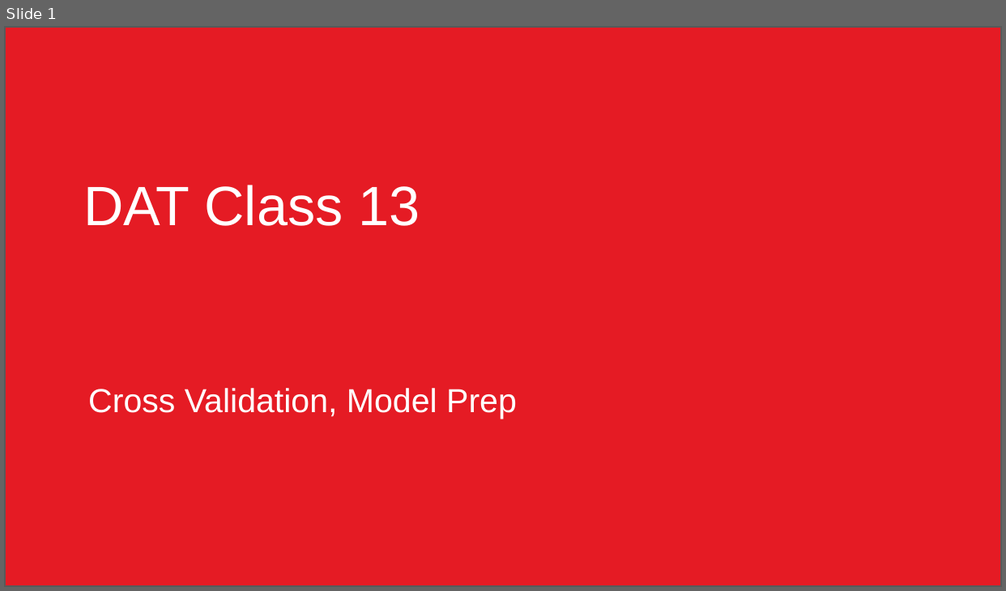
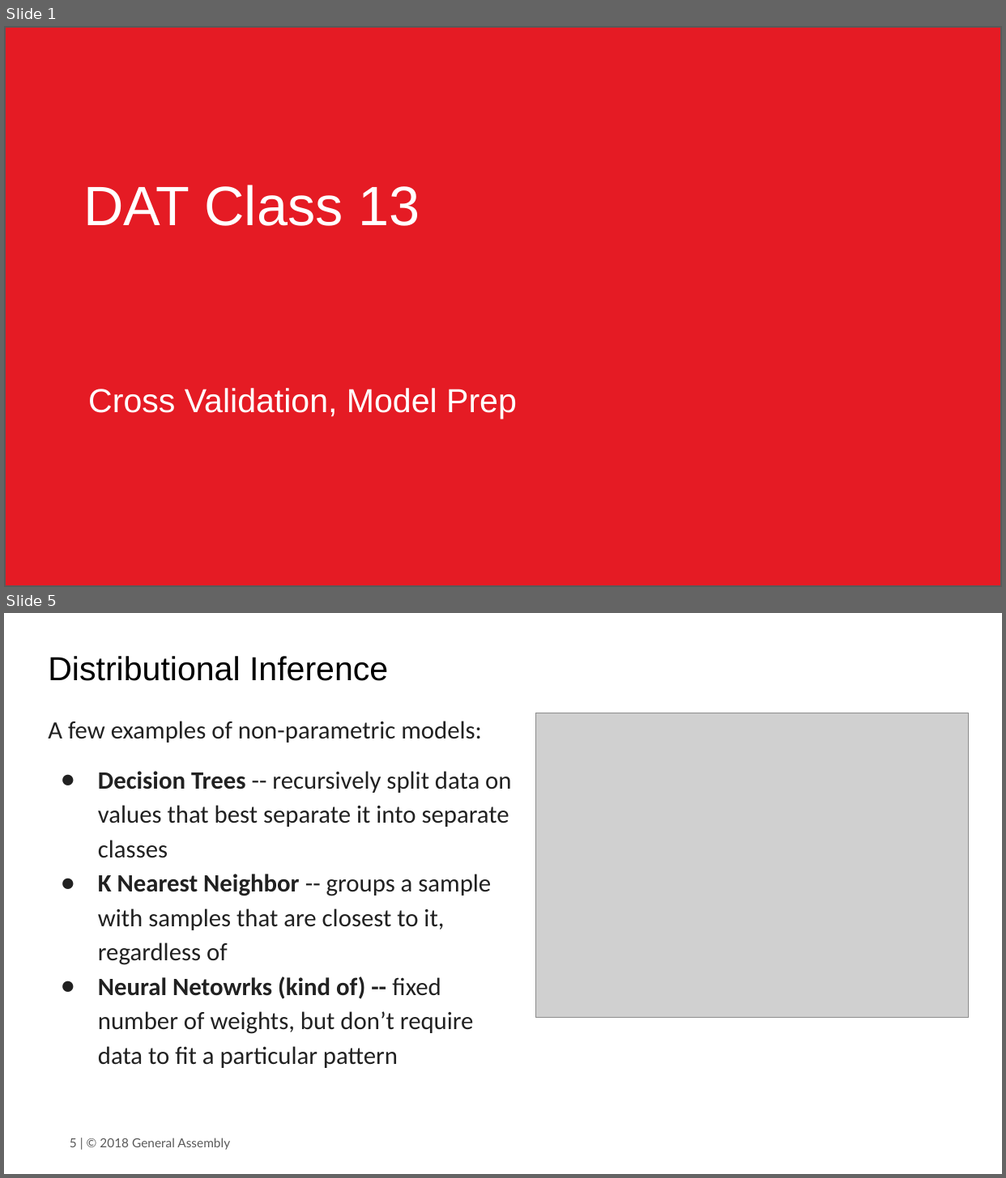
Before and after one commit to JonathanBechtel/DAT-10-14, a slide deck: class material/Unit3/Class13/DAT Class 13.pptx. Shown one above the other, each under a label of ours: slide 1 before the commit, slides 1 and 5 after it; the slides between them are not shown. The pictures are 1006x591 and 1006x1178 pixels, drawn with LibreOffice and Linux fonts; fonts in the diff are those of the drawing; grey boxes stand for pictures; background and template pictures are left out. Boxes give left, top, right and bottom in pixels: in the first picture for what was removed or moved away, otherwise in the second. Text is boxed around its words. In the diff, an @@ line names an element or a change of style, - is before the commit and + after.

```diff
--- a/class material/Unit3/Class13/DAT Class 13.pptx
+++ b/class material/Unit3/Class13/DAT Class 13.pptx
@@ slide 5 added at (4,613,1002,1174), background #FFFFFF @@
@@ title added at (48,656,388,681), 24 pt, text #000000 @@
+Distributional Inference
@@ text added at (48,721,511,1068), 18 pt, text #212121 @@
+A few examples of non-parametric models:
+● Decision Trees -- recursively split data on values that best separate it into separate classes
+● K Nearest Neighbor -- groups a sample with samples that are closest to it, regardless of
+● Neural Netowrks (kind of) -- fixed number of weights, but don’t require data to fit a particular pattern
@@ picture added at (536,713,969,1017) @@
@@ text added at (70,1138,230,1150), 9 pt, text #595959 @@
+5 | © 2018 General Assembly
```
Also in this commit, not shown: 1 slide changed, 15 other slides added, 2 slides removed, 13 other files.
